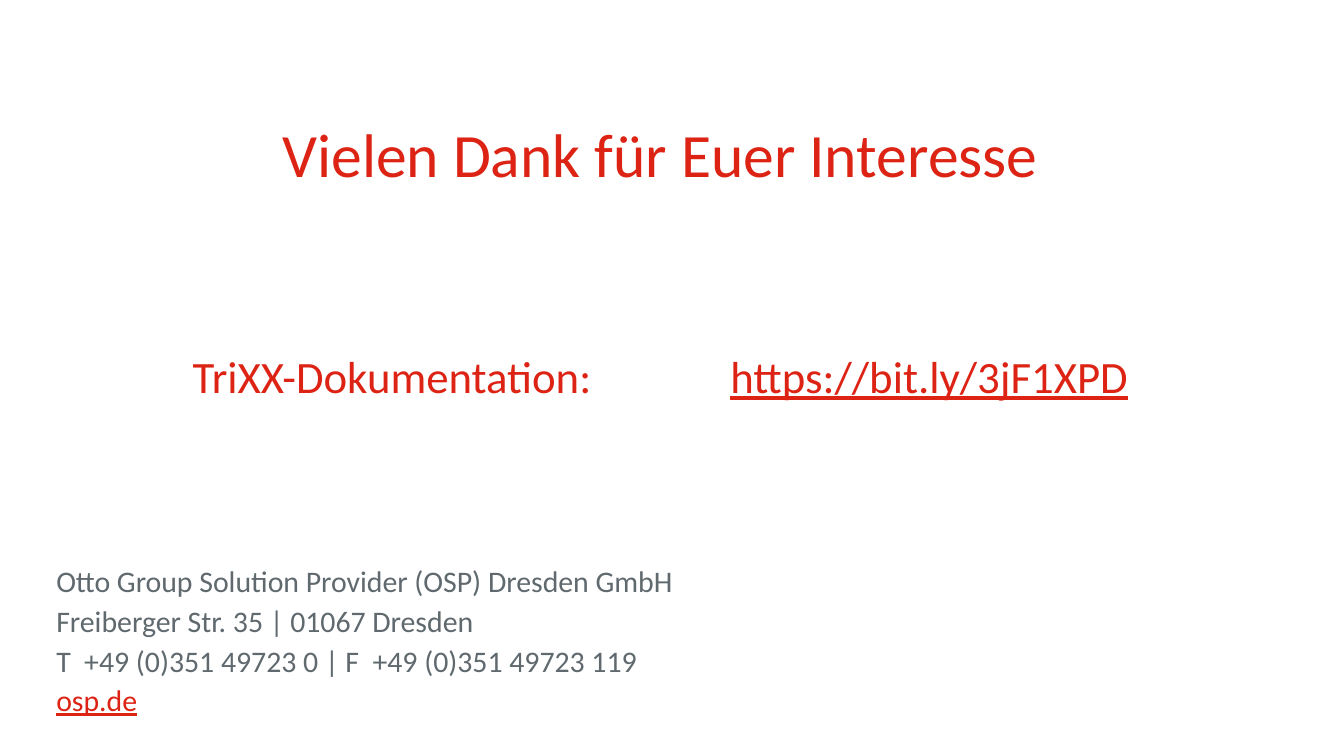
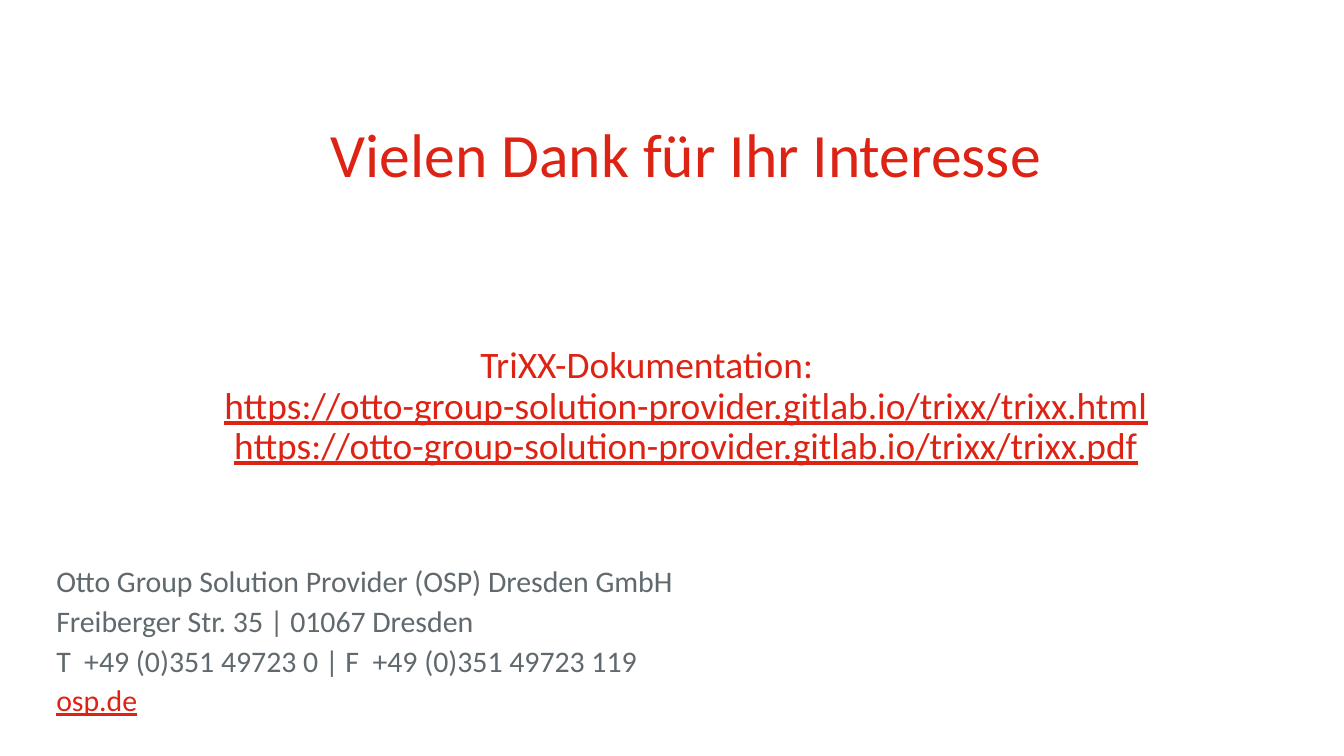
Before and after one commit to osp-ottogroup/movex-cdc, a slide deck: slide 25 of doc/2021-12_TriXX_ITTage.pptx (slide 26 before the commit). Drawn at 1344x756 pixels with LibreOffice and Linux fonts; fonts in the diff are those of the drawing; background and template pictures are left out. Boxes give left, top, right and bottom in pixels: in the first picture for what was removed or moved away, otherwise in the second. Text is boxed around its words. In the diff, an @@ line names an element or a change of style, - is before the commit and + after.

```diff
--- a/doc/2021-12_TriXX_ITTage.pptx
+++ b/doc/2021-12_TriXX_ITTage.pptx
@@ title at (x1=224, y1=134, x2=1146, y2=466): text changed; size 24 to 20 pt @@
-Vielen Dank für Euer Interesse
-TriXX-Dokumentation: https://bit.ly/3jF1XPD
+Vielen Dank für Ihr Interesse
+TriXX-Dokumentation:
+https://otto-group-solution-provider.gitlab.io/trixx/trixx.html
+https://otto-group-solution-provider.gitlab.io/trixx/trixx.pdf
```
Also in this commit, not shown: 4 other slides changed, 1 slide removed, 2 other files.
